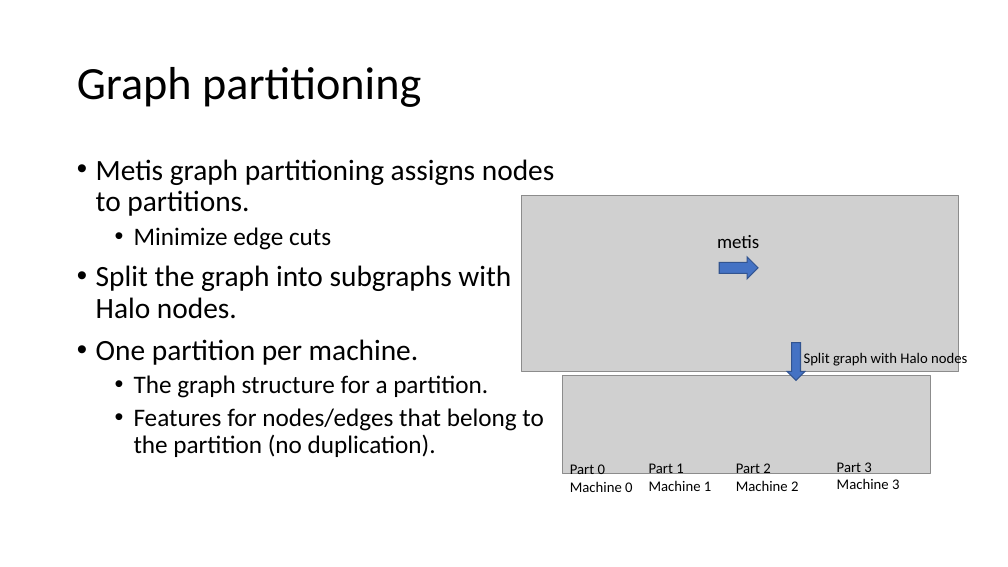
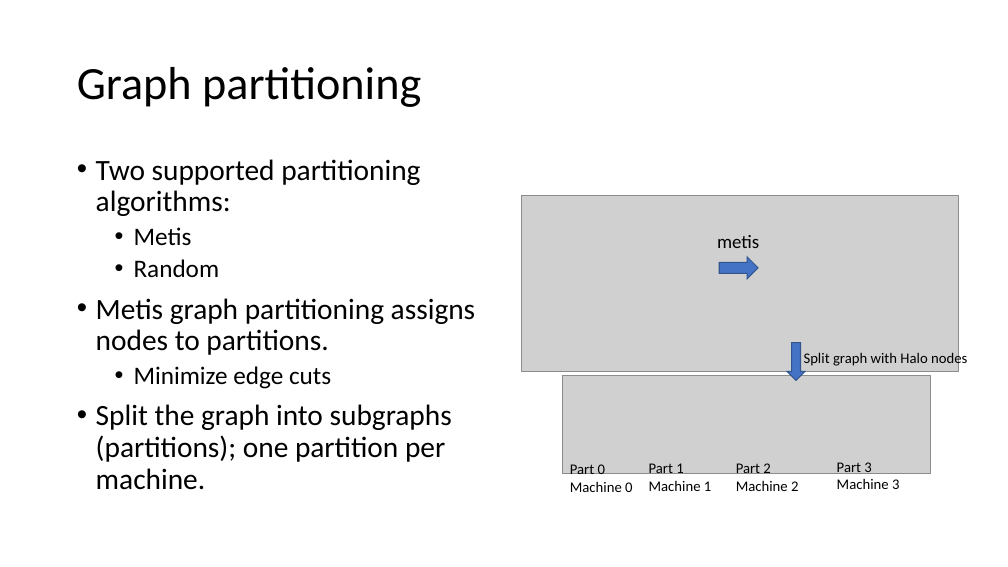
Before and after one commit to dglai/KDD20-Hands-on-Tutorial, a slide deck: slide 6 of 5-distributed/distributed training tutorial.pptx (slide 5 before the commit). Drawn at 1008x567 pixels with LibreOffice and Linux fonts; fonts in the diff are those of the drawing; grey boxes stand for pictures. Boxes give left, top, right and bottom in pixels: in the first picture for what was removed or moved away, otherwise in the second. Text is boxed around its words. In the diff, an @@ line names an element or a change of style, - is before the commit and + after.

```diff
--- a/5-distributed/distributed training tutorial.pptx
+++ b/5-distributed/distributed training tutorial.pptx
@@ text at <box>96,159,420,278</box>: paragraphs added @@
+• Two supported partitioning algorithms:
+  • Metis
+  • Random
@@ text at <box>96,404,452,490</box>: text changed; size 24 to 28 pt @@
-• Split the graph into subgraphs with Halo nodes.
-• One partition per machine.
-  • The graph structure for a partition.
-  • Features for nodes/edges that belong to the partition (no duplication).
+• Split the graph into subgraphs (partitions); one partition per machine.
```
Also in this commit, not shown: 10 other slides changed, 5 slides added, 1 slide removed.
